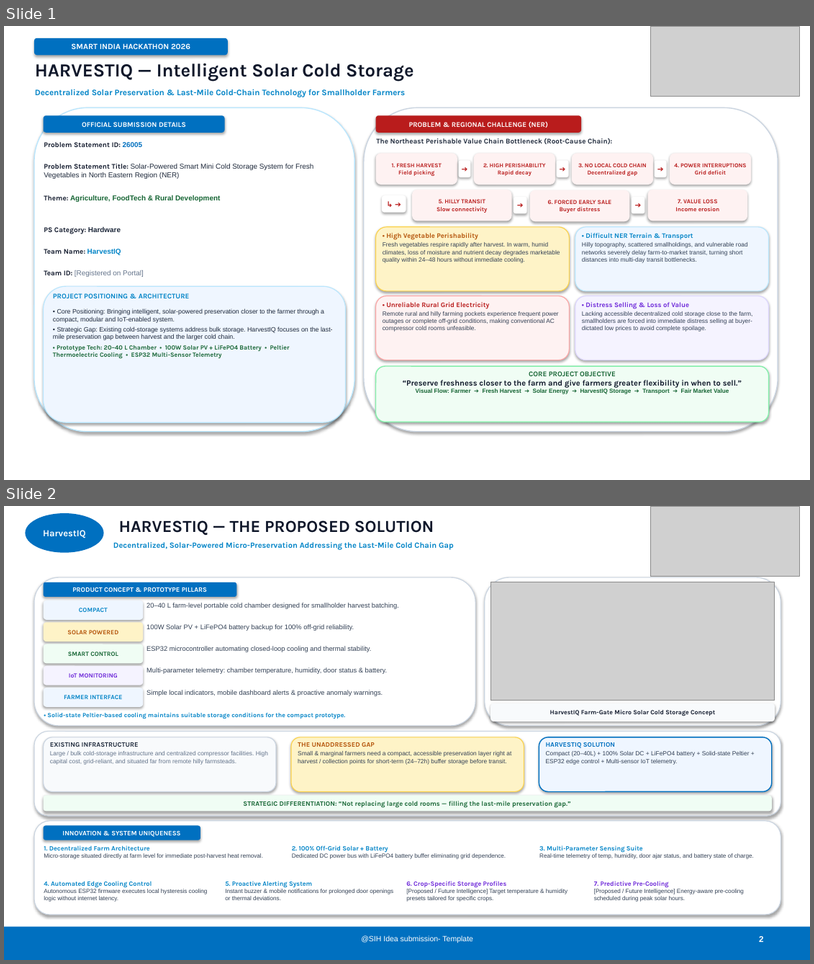
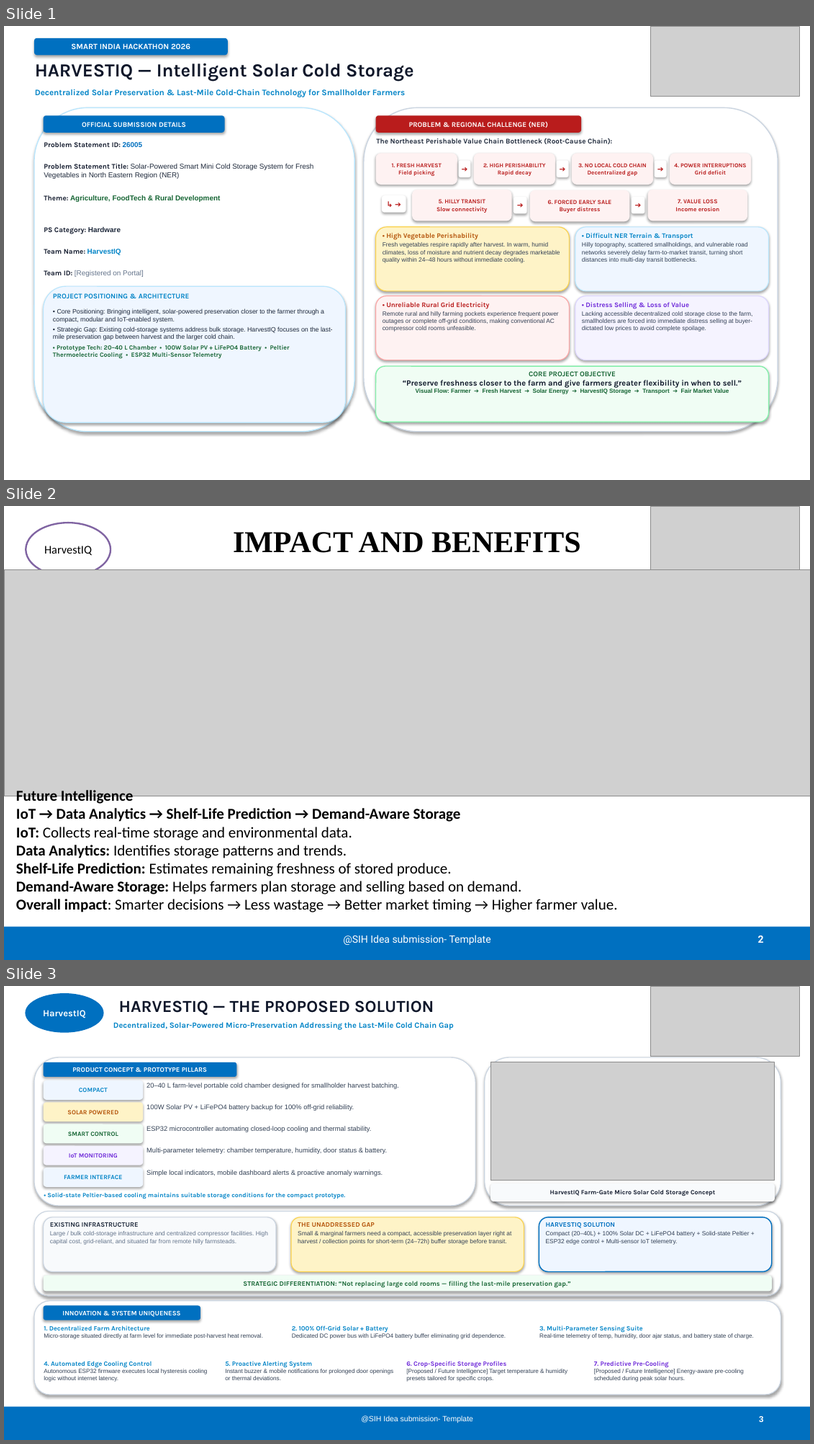
Before and after one commit to shaikhaman-27/harvestiq, a slide deck: HarvestIQ_SIH2026_Final.pptx. Shown one above the other, each under a label of ours: slides 1 and 2 before the commit, slides 1, 2 and 3 after it. The pictures are 814x964 and 814x1444 pixels, drawn with LibreOffice and Linux fonts; fonts in the diff are those of the drawing; grey boxes stand for pictures. Boxes give left, top, right and bottom in pixels: in the first picture for what was removed or moved away, otherwise in the second. Text is boxed around its words. In the diff, an @@ line names an element or a change of style, - is before the commit and + after.

Commit message:
Update HarvestIQ final presentation deck

```diff
--- a/HarvestIQ_SIH2026_Final.pptx
+++ b/HarvestIQ_SIH2026_Final.pptx
@@ slide 2 added at [4,506,810,960], background #FFFFFF @@
@@ ellipse added at [26,523,111,576], fill #FFFFFF, outline #8064A2 2 pt, 14 pt, text #000000 @@
+HarvestIQ
@@ picture added at [651,506,800,576] @@
@@ title added at [233,532,581,553], 36 pt, text #000000, bold @@
+IMPACT AND BENEFITS
@@ picture added at [4,570,810,796] @@
@@ text added at [16,790,618,912], 18 pt, text #000000 @@
+Future Intelligence
+IoT → Data Analytics → Shelf-Life Prediction → Demand-Aware Storage
+IoT: Collects real-time storage and environmental data.
+Data Analytics: Identifies storage patterns and trends.
+Shelf-Life Prediction: Estimates remaining freshness of stored produce.
+Demand-Aware Storage: Helps farmers plan storage and selling based on demand.
+Overall impact: Smarter decisions → Less wastage → Better market timing → Higher farmer value.
@@ rectangle added at [4,926,810,960], fill #0070C0 @@
@@ text added at [343,934,491,944], 12 pt, text #FFFFFF @@
+@SIH Idea submission- Template
@@ page number added at [759,935,764,942], 12 pt, text #FFFFFF, bold @@
+2
@@ what was slide 2 is now slide 3 @@
```
